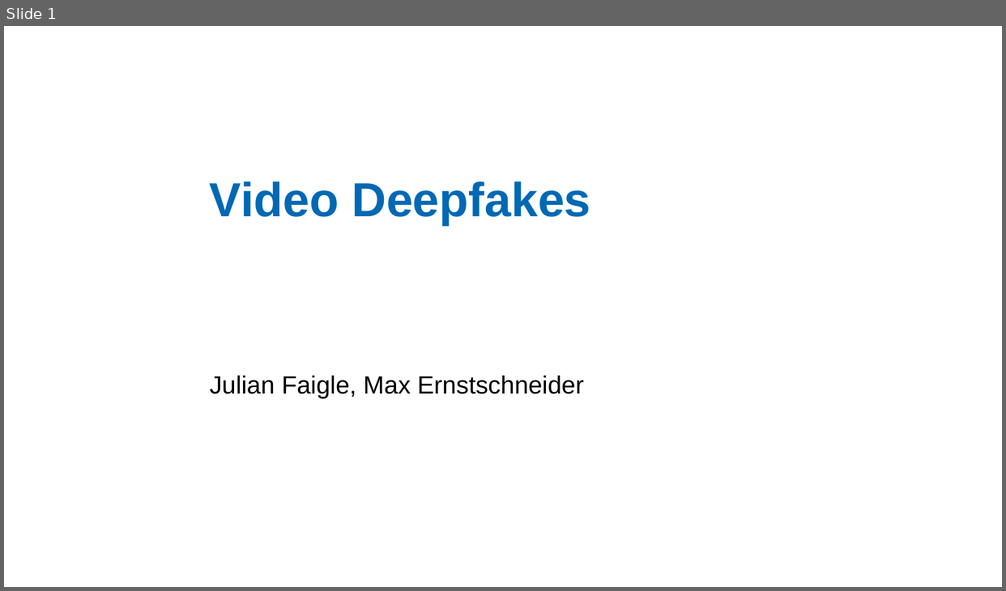
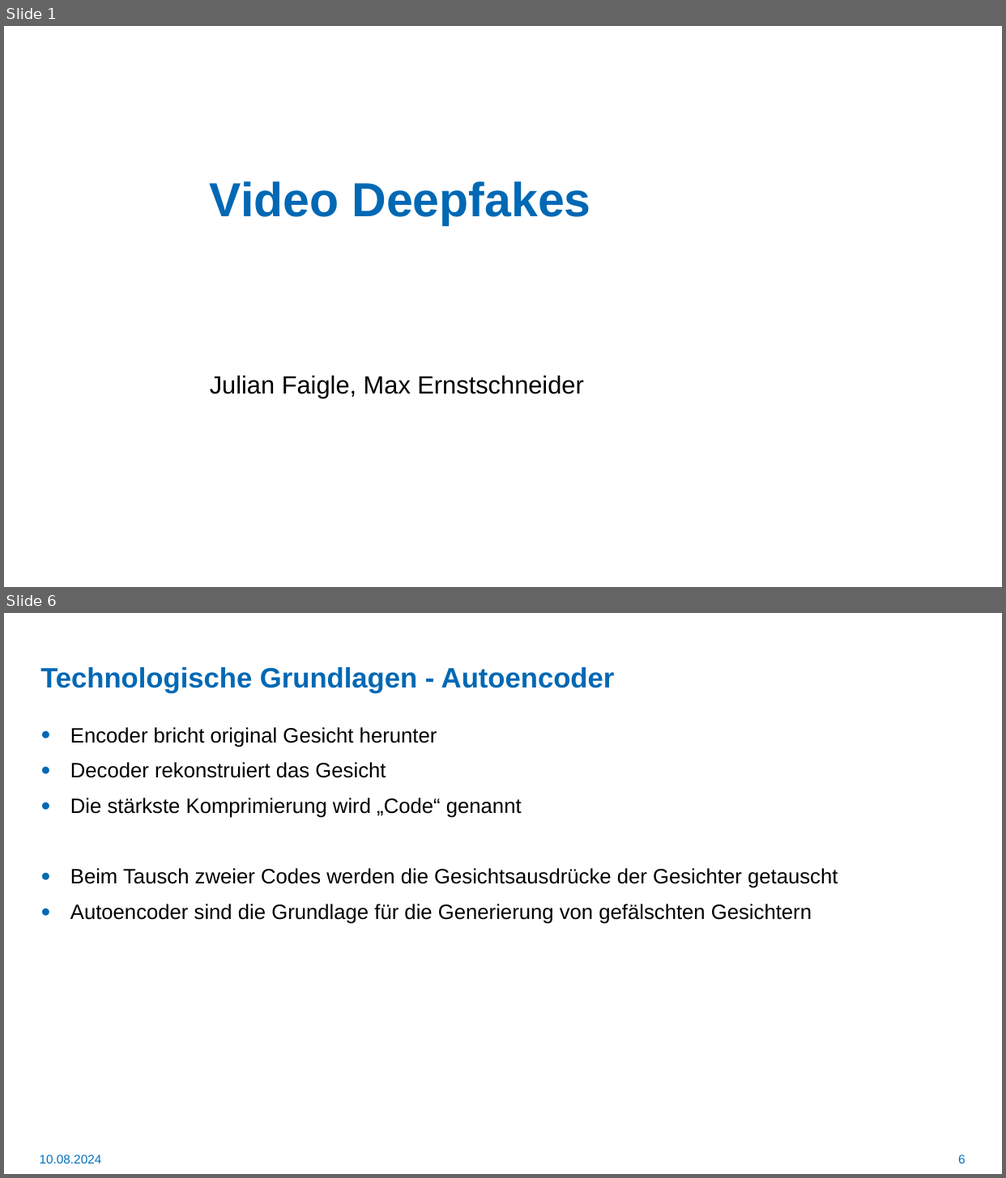
Before and after one commit to LetsDrinkSomeTea/ProjektArbeit, a slide deck: Praesentationen/Video-Deepfakes.pptx. Shown one above the other, each under a label of ours: slide 1 before the commit, slides 1 and 6 after it; the slides between them are not shown. The pictures are 1006x591 and 1006x1178 pixels, drawn with LibreOffice and Linux fonts; fonts in the diff are those of the drawing; background and template pictures are left out. Boxes give left, top, right and bottom in pixels: in the first picture for what was removed or moved away, otherwise in the second. Text is boxed around its words. In the diff, an @@ line names an element or a change of style, - is before the commit and + after.

```diff
--- a/Praesentationen/Video-Deepfakes.pptx
+++ b/Praesentationen/Video-Deepfakes.pptx
@@ slide 6 added at box(4, 613, 1002, 1174), background #FFFFFF @@
@@ title added at box(40, 667, 615, 693), 27 pt, text #0068B4, bold @@
+Technologische Grundlagen - Autoencoder
@@ text added at box(70, 727, 837, 924), 20 pt, text #000000 @@
+● Encoder bricht original Gesicht herunter
+● Decoder rekonstruiert das Gesicht
+● Die stärkste Komprimierung wird „Code“ genannt
+● Beim Tausch zweier Codes werden die Gesichtsausdrücke der Gesichter getauscht
+● Autoencoder sind die Grundlage für die Generierung von gefälschten Gesichtern
@@ text added at box(40, 1155, 102, 1164), 12 pt, text #0070C0 @@
+10.08.2024
@@ page number added at box(958, 1155, 965, 1164), 12 pt, text #0070C0 @@
+6
```
Also in this commit, not shown: 9 slides changed, 1 other slide added, 2 other files.
